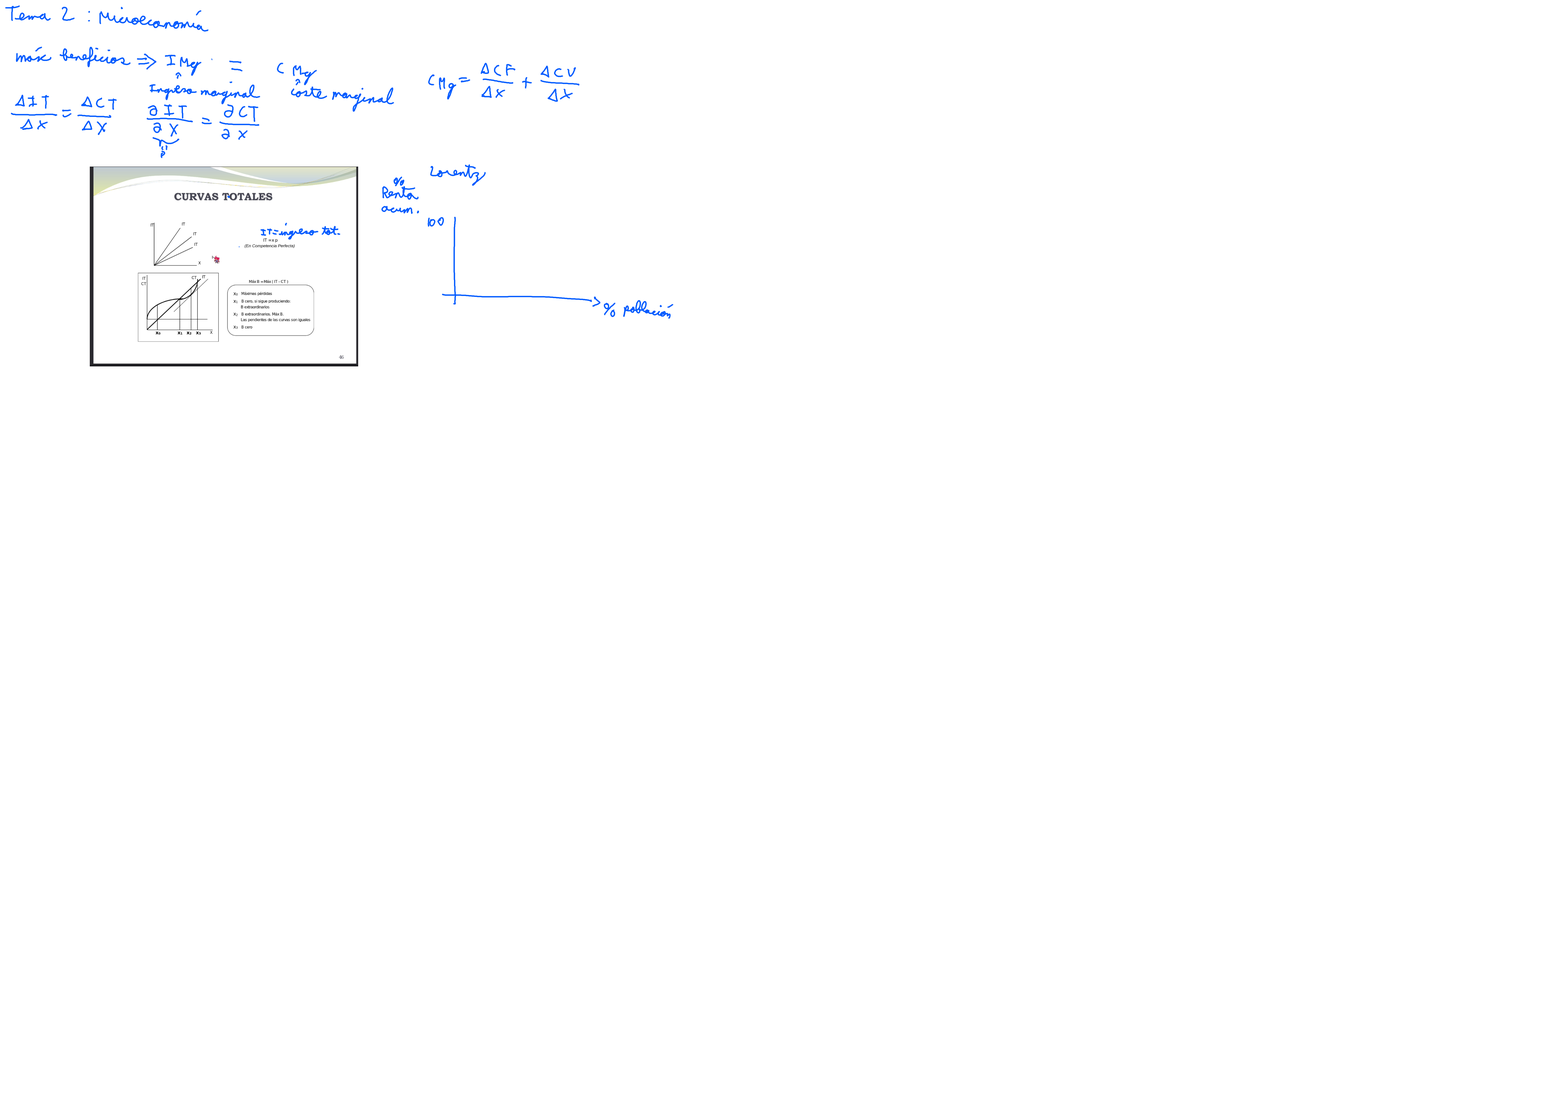
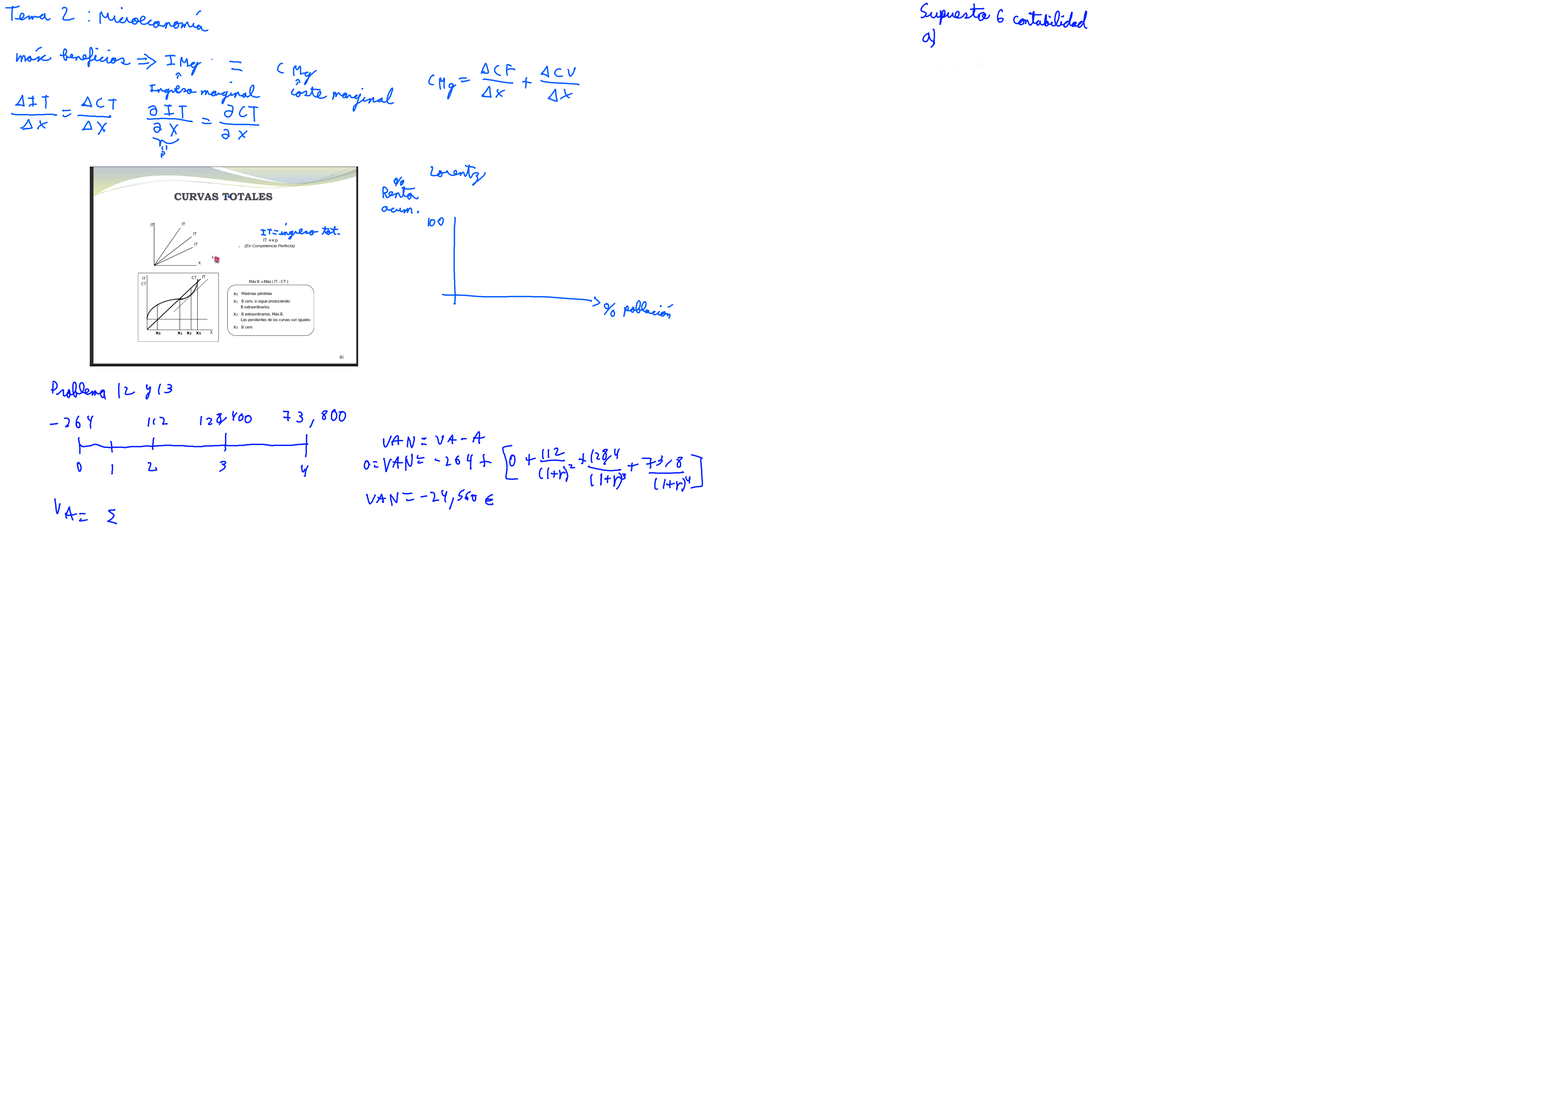
Revision of a layered 1568x1109 image; what changed, layer by layer:
painted on "Paint Layer 3 (pasted)" over [546, 447, 704, 492]
painted on "Layer 1" over [49, 2, 1088, 525]